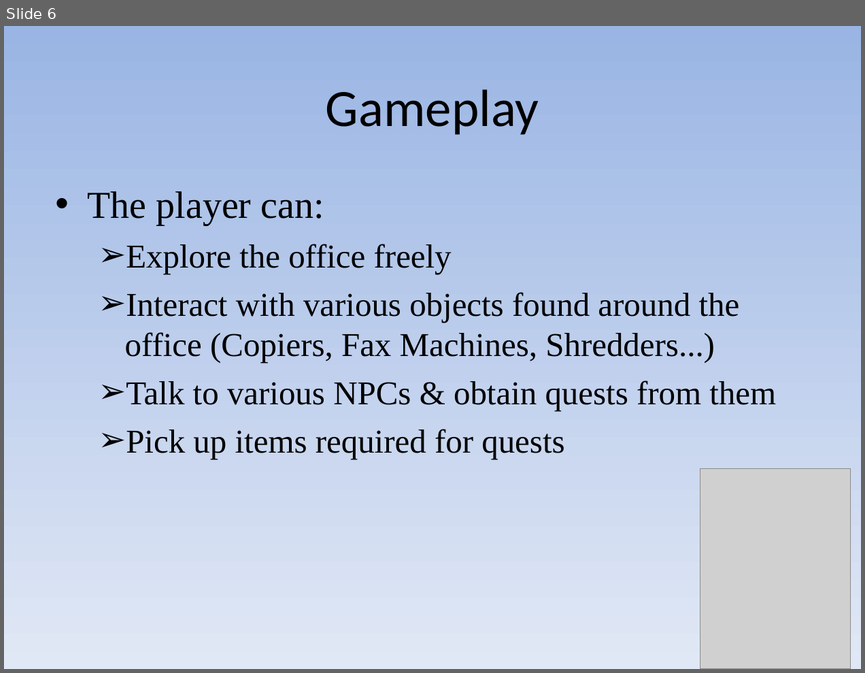
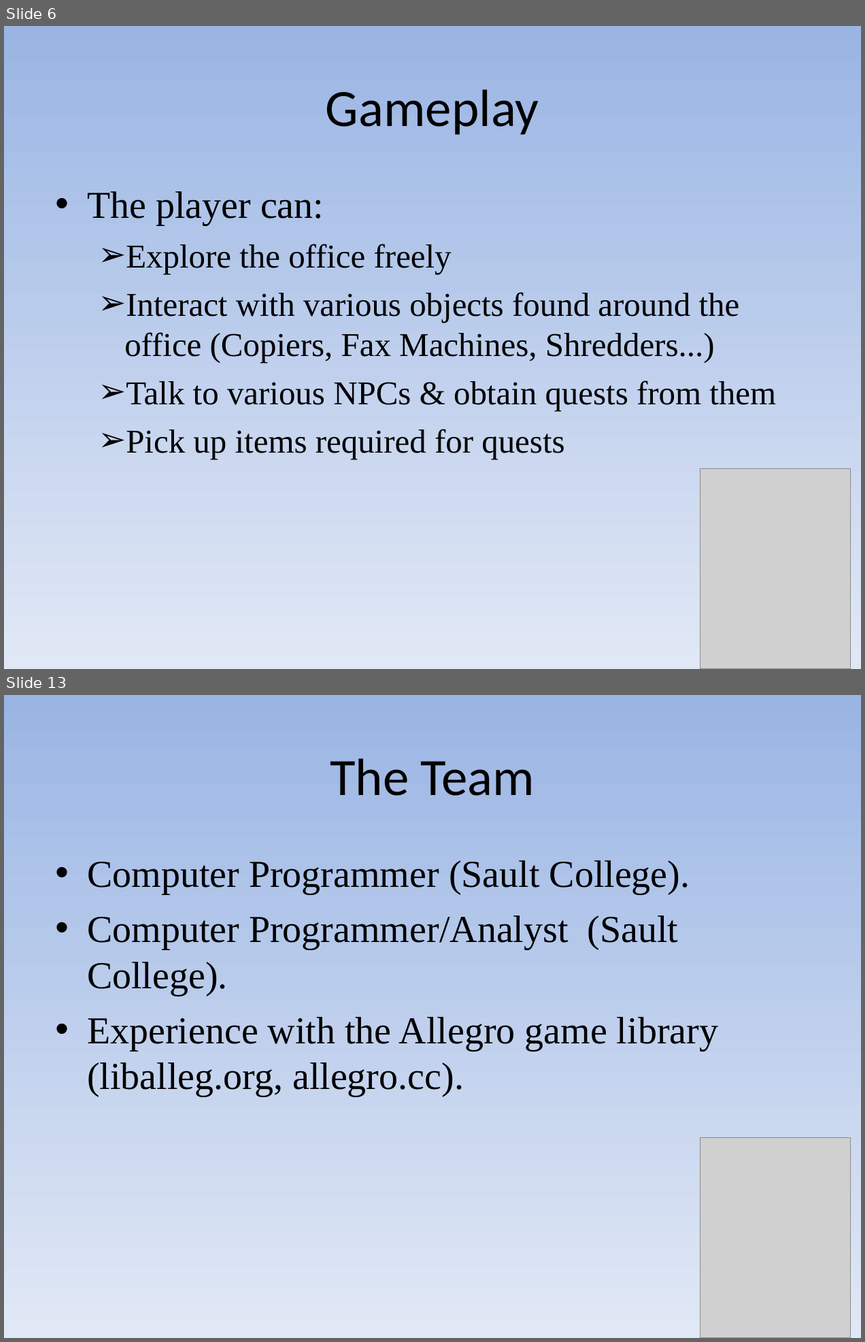
Before and after one commit to w016869e/intern-quest, a slide deck: docs/proposal_show.pps. Shown one above the other, each under a label of ours: slide 6 before the commit, slides 6 and 13 after it; the slides between them are not shown. The pictures are 865x673 and 865x1342 pixels, drawn with LibreOffice and Linux fonts; fonts in the diff are those of the drawing; grey boxes stand for pictures. Boxes give left, top, right and bottom in pixels: in the first picture for what was removed or moved away, otherwise in the second. Text is boxed around its words. In the diff, an @@ line names an element or a change of style, - is before the commit and + after.

```diff
--- a/docs/proposal_show.pps
+++ b/docs/proposal_show.pps
@@ slide 13 added at [4,695,861,1338], background gradient #9AB5E4 to #E1E8F5 @@
@@ text added at [330,758,534,796], 44 pt, text #000000 @@
+The Team
@@ text added at [87,860,718,1096], 32 pt, text #000000 @@
+• Computer Programmer (Sault College).
+• Computer Programmer/Analyst (Sault College).
+• Experience with the Allegro game library (liballeg.org, allegro.cc).
@@ picture added at [700,1137,851,1338] @@
```
Also in this commit, not shown: 4 other slides changed, 8 other slides added.
